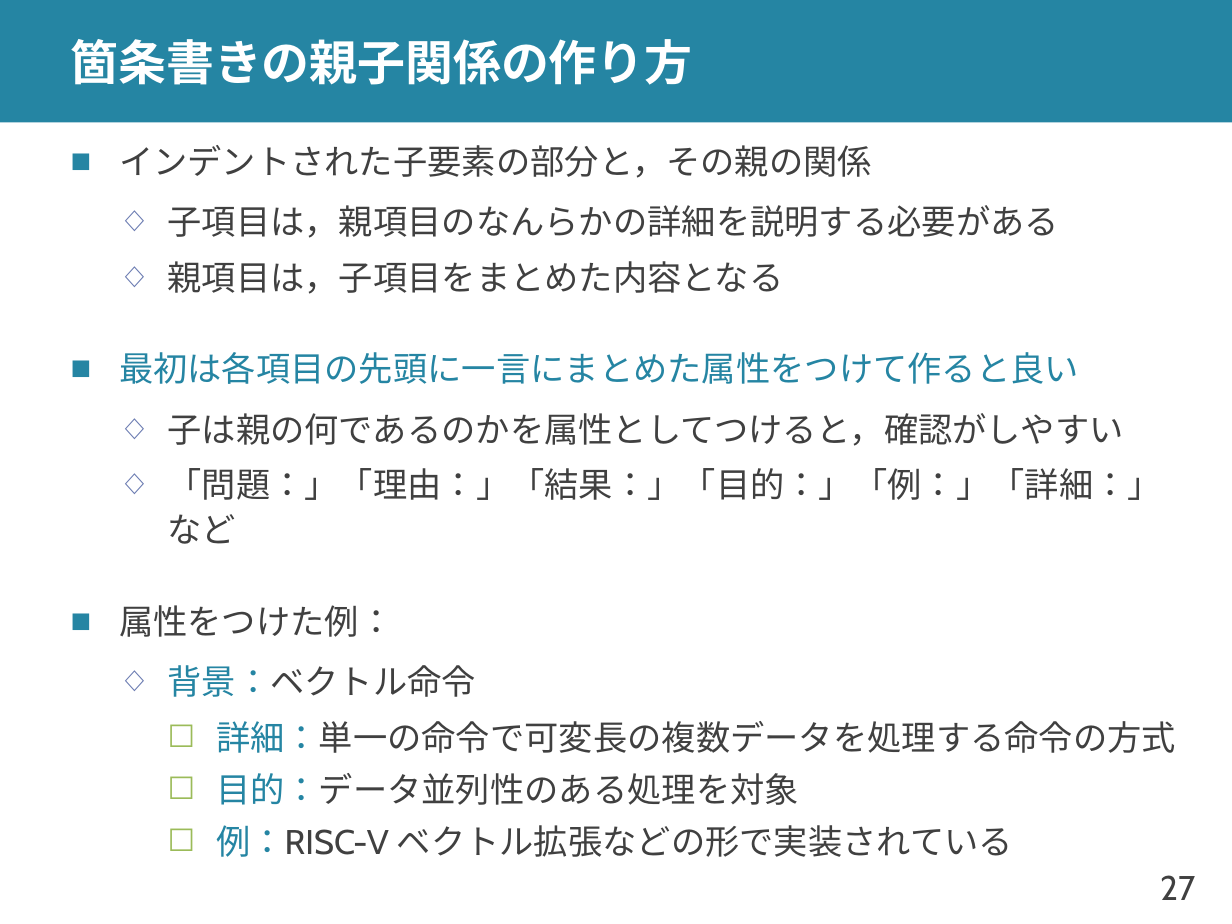
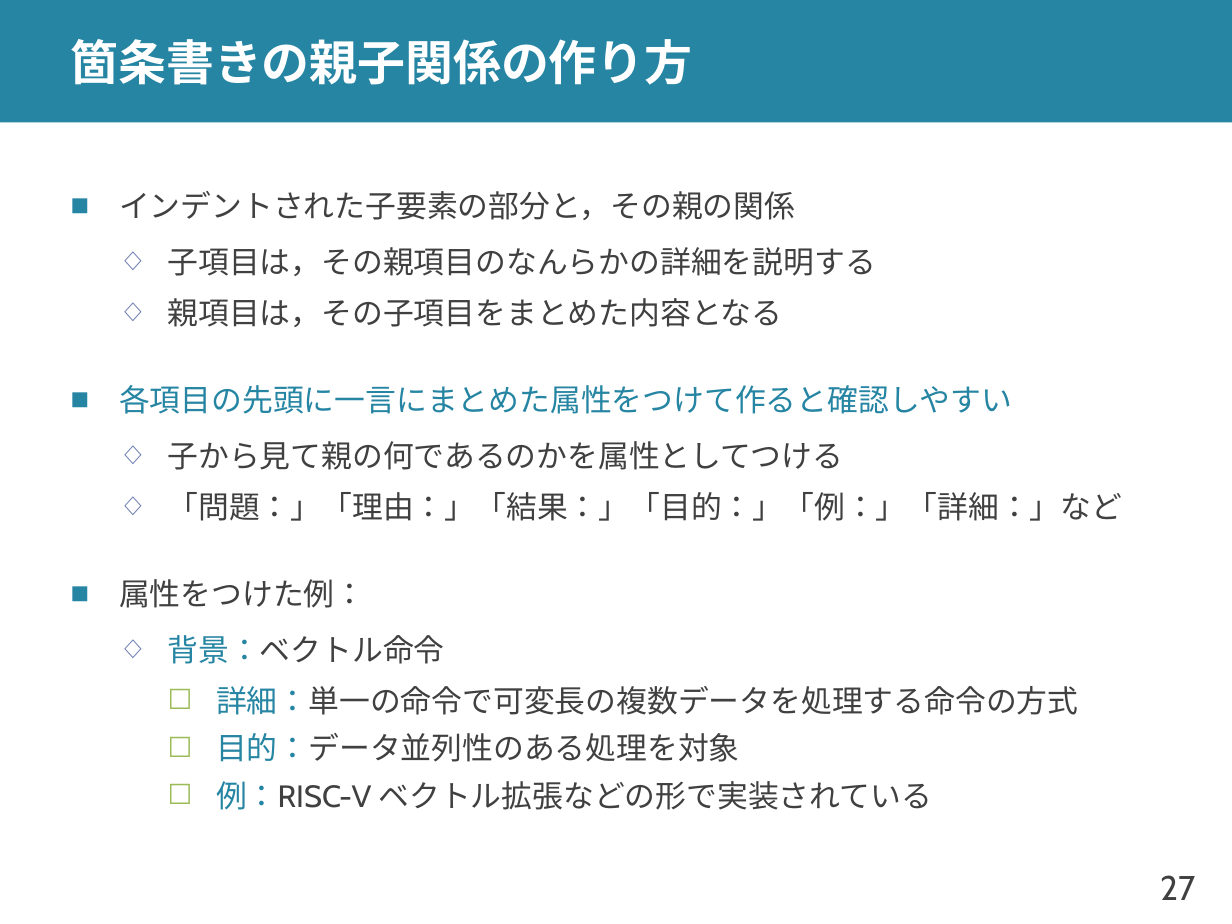
Before and after one commit to shioya-lab/how-to, a slide deck: slide 27 of plot.pptx. Drawn at 1232x924 pixels with LibreOffice and Linux fonts; fonts in the diff are those of the drawing. Boxes give left, top, right and bottom in pixels: in the first picture for what was removed or moved away, otherwise in the second. Text is boxed around its words. In the diff, an @@ line names an element or a change of style, - is before the commit and + after.

Commit message:
plot を v11 に
細かい部分の修正，余談の追加

```diff
--- a/plot.pptx
+++ b/plot.pptx
@@ text at <box>119,191,1123,810</box>: size 20 to 18 pt in "インデントされた子要素の部分と，その親の関係", "「問題：」「理由：」「結果：」「目的：」「例：」「詳細：」など", "属性をつけた例：", "背景：ベクトル命令" and 3 more places @@
@@ text at <box>119,247,1012,470</box>: text changed; size 20 to 18 pt @@
-  ◇ 子項目は，親項目のなんらかの詳細を説明する必要がある
-  ◇ 親項目は，子項目をまとめた内容となる
-■ 最初は各項目の先頭に一言にまとめた属性をつけて作ると良い
-  ◇ 子は親の何であるのかを属性としてつけると，確認がしやすい
+  ◇ 子項目は，その親項目のなんらかの詳細を説明する
+  ◇ 親項目は，その子項目をまとめた内容となる
+■ 各項目の先頭に一言にまとめた属性をつけて作ると確認しやすい
+  ◇ 子から見て親の何であるのかを属性としてつける
```
Also in this commit, not shown: 10 other slides changed, 4 slides added, 1 other file.
